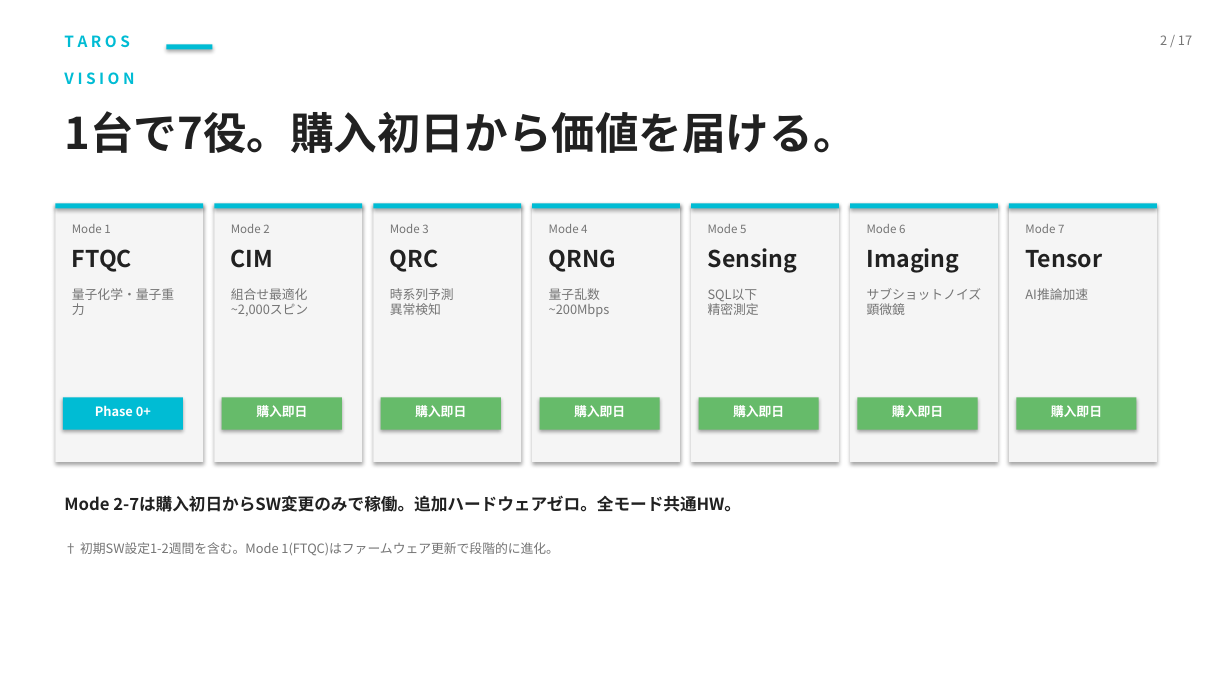
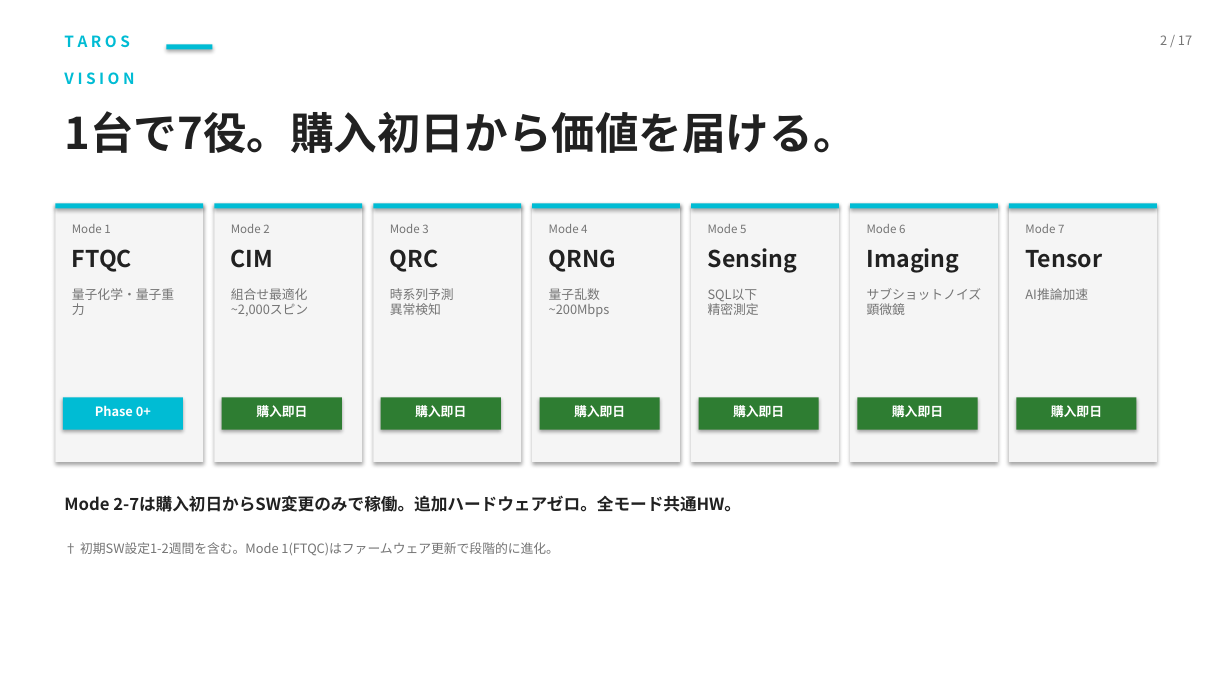
Before and after one commit to TomohiroTani28/Taros, a slide deck: slide 2 of assets/TAROS_Investor_Pitch_Revised.pptx. Drawn at 1232x693 pixels with LibreOffice and Linux fonts; fonts in the diff are those of the drawing. Boxes give left, top, right and bottom in pixels: in the first picture for what was removed or moved away, otherwise in the second. Text is boxed around its words. In the diff, an @@ line names an element or a change of style, - is before the commit and + after.

```diff
--- a/assets/TAROS_Investor_Pitch_Revised.pptx
+++ b/assets/TAROS_Investor_Pitch_Revised.pptx
@@ fill #66BB6A to #2E7D32 in 6 elements at bbox=[222, 397, 342, 430], bbox=[381, 397, 501, 430], bbox=[540, 397, 660, 430], bbox=[699, 397, 819, 430], bbox=[858, 397, 978, 430], bbox=[1017, 397, 1137, 430] @@
```
Also in this commit, not shown: 8 other slides changed, 2 other files.
